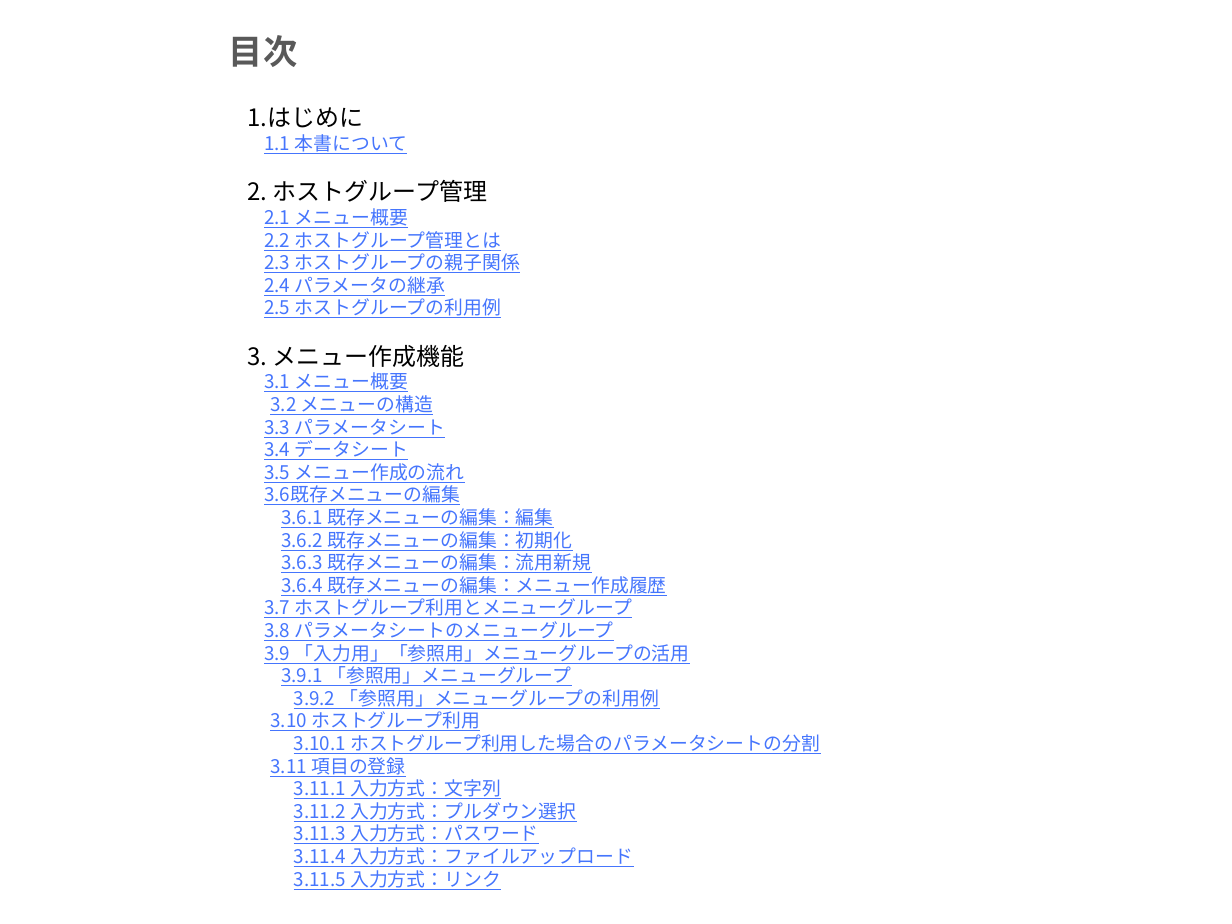
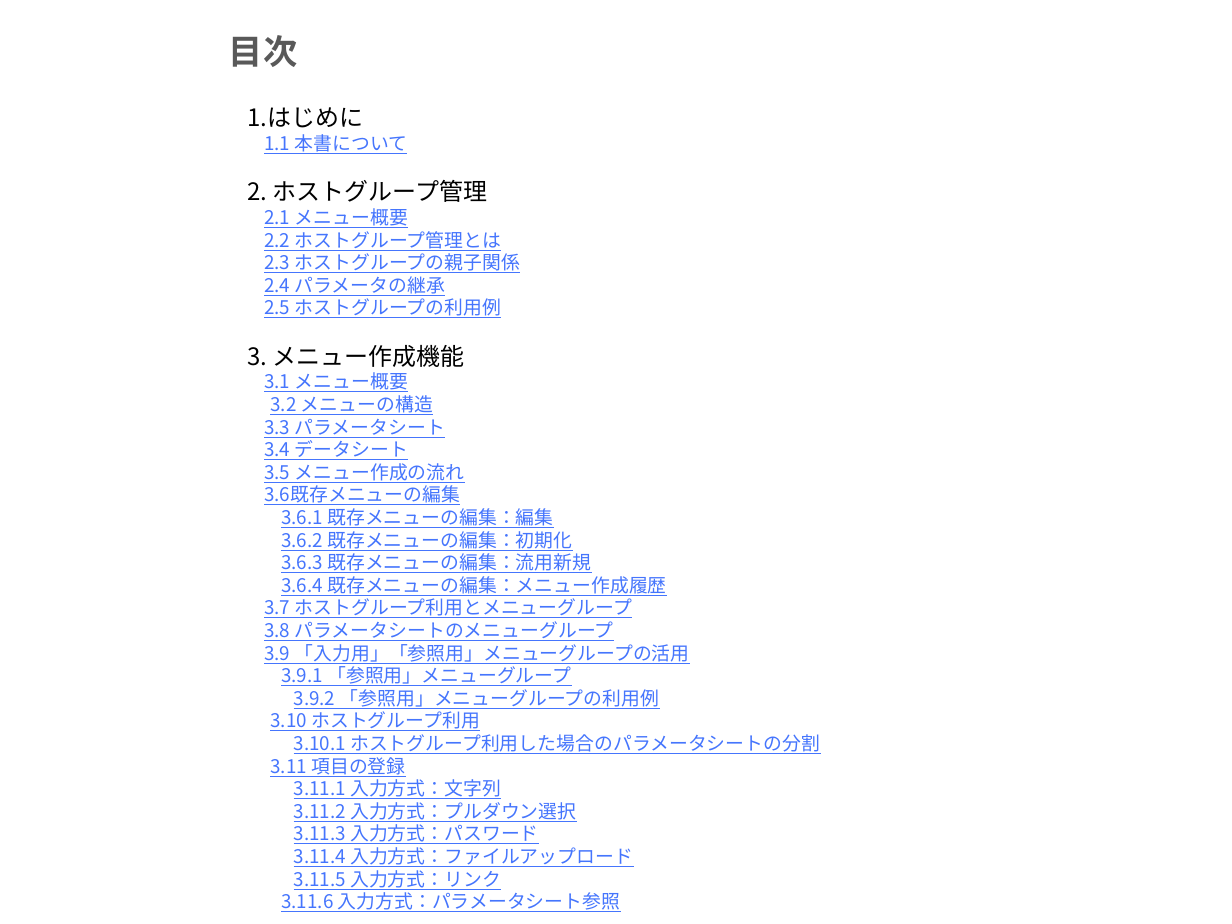
Before and after one commit to exastro-suite/it-automation-docs, a slide deck: slide 2 of asset/Learn_ja/ITA-hg-ps_classroom_lecture_ja.pptx. Drawn at 1232x924 pixels with LibreOffice and Linux fonts; fonts in the diff are those of the drawing; background and template pictures are left out. Boxes give left, top, right and bottom in pixels: in the first picture for what was removed or moved away, otherwise in the second. Text is boxed around its words. In the diff, an @@ line names an element or a change of style, - is before the commit and + after.

```diff
--- a/asset/Learn_ja/ITA-hg-ps_classroom_lecture_ja.pptx
+++ b/asset/Learn_ja/ITA-hg-ps_classroom_lecture_ja.pptx
@@ text at (x1=281, y1=889, x2=620, y2=912): paragraph added @@
+3.11.6 入力方式：パラメータシート参照
```
Also in this commit, not shown: 15 other slides changed, 2 slides added, 1 slide removed, 1 other file.
